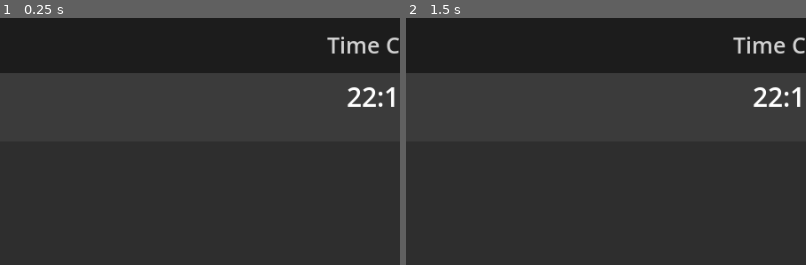
Above: before the commit, frames 1-2 (left to right).
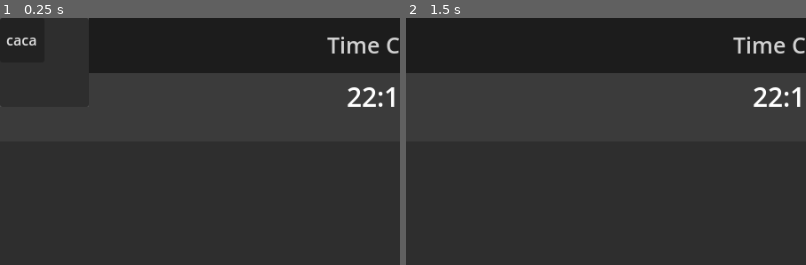
Above: after the commit, the same moments.

Repository: JellyLion/Time-Check
Game: Godot game, scene res://Main.tscn
The game is run twice, just before and just after one commit, with the same random seed, the same clock (stepped at 60 frames per second) and the same inputs.
Inputs (mouse positions are % of the whole screen's width and height, from its top left):
- Up to frame 1 (0.25 s): no input
- Up to frame 2 (1.5 s): click (3, 4) at 0.5 s, where only the run after the commit has a clickable "caca"; click (87, 6) at 1.25 s
The pictures show only the part of the screen within x 0-50%, y 0-50%; the shares and areas given below are measured in that part.

The runs differ from the first frame. In frame 1, 0.2% of the frame differs, in the area x 0-23%, y 0-12%; in frame 2, nothing differs.

Commit message:
Time checker now sents notifications on designed time.
If current_minute % call_time_checker_notification == 0 it opens a new notification for a few seconds.

Diff:
--- a/AddPopupWindowTest.gd
+++ /dev/null
@@ -1 +0,0 @@
-extends Button
--- a/Main.gd
+++ /dev/null
@@ -1,13 +0,0 @@
-extends Control
-
-signal on_timeout
-# Called when the node enters the scene tree for the first time.
-func _ready():
-	await get_tree().create_timer(5).timeout
-	on_timeout.emit()
-	pass # Replace with function body.
-
-
-# Called every frame. 'delta' is the elapsed time since the previous frame.
-func _process(delta):
-	pass
--- a/Main.tscn
+++ b/Main.tscn
@@ -1,14 +1,12 @@
-[gd_scene load_steps=15 format=3 uid="uid://cvgqg6s3y13c3"]
+[gd_scene load_steps=13 format=3 uid="uid://cvgqg6s3y13c3"]
 
 [ext_resource type="Texture2D" uid="uid://lbev18qh7qdj" path="res://Buttons/AppBar/MinimizeBtn.png" id="1_6ihf3"]
-[ext_resource type="Script" path="res://Main.gd" id="1_cmgu4"]
-[ext_resource type="Script" path="res://AppBarButtons.gd" id="1_yyigs"]
+[ext_resource type="Script" path="res://Scripts/AppBarButtons.gd" id="1_yyigs"]
 [ext_resource type="Script" path="res://Scripts/CurrentTime.gd" id="2_m1bxy"]
 [ext_resource type="Texture2D" uid="uid://c10kndmtmglbv" path="res://Buttons/AppBar/MaximizeBtn.png" id="2_mgum6"]
 [ext_resource type="Script" path="res://Scripts/CustomTransparentButton.gd" id="2_vrfww"]
 [ext_resource type="Texture2D" uid="uid://dquglo7dwb3ov" path="res://Buttons/AppBar/ExitBtn.png" id="3_gybec"]
-[ext_resource type="PackedScene" uid="uid://cygyfbsh2bfov" path="res://Scenes/time_check_popup.tscn" id="8_cdset"]
-[ext_resource type="Script" path="res://Scenes/time_check_popup.gd" id="9_0en45"]
+[ext_resource type="PackedScene" uid="uid://dw4fdjei1l7yc" path="res://Scenes/time_checker_notification.tscn" id="10_olkbf"]
 
 [sub_resource type="Theme" id="Theme_vm6yq"]
 
@@ -32,7 +30,6 @@
 anchor_bottom = 1.0
 grow_horizontal = 2
 grow_vertical = 2
-script = ExtResource("1_cmgu4")
 
 [node name="Background" type="Panel" parent="."]
 layout_mode = 1
@@ -136,11 +133,12 @@
 size_flags_vertical = 3
 size_flags_stretch_ratio = 2.43
 
-[node name="TimeCheckPopup" parent="." instance=ExtResource("8_cdset")]
+[node name="TimeCheckerNotification" parent="." instance=ExtResource("10_olkbf")]
+initial_position = 0
 visible = false
-script = ExtResource("9_0en45")
+borderless = true
 
-[connection signal="on_timeout" from="." to="TimeCheckPopup" method="show_popup"]
 [connection signal="pressed" from="Background/VBoxContainer/TitlePanel/AppBarButtons/Minimize" to="Background/VBoxContainer/TitlePanel/AppBarButtons" method="_on_minimize_pressed"]
 [connection signal="pressed" from="Background/VBoxContainer/TitlePanel/AppBarButtons/Maximize" to="Background/VBoxContainer/TitlePanel/AppBarButtons" method="_on_maximize_pressed"]
 [connection signal="pressed" from="Background/VBoxContainer/TitlePanel/AppBarButtons/Close" to="Background/VBoxContainer/TitlePanel/AppBarButtons" method="_on_close_pressed"]
+[connection signal="call_time_checker_notification" from="Background/VBoxContainer/HBoxContainer/VBoxContainer/TimeAndDatePanel/CurrentTime" to="TimeCheckerNotification" method="_on_time_checker_notification_called"]
--- a/Scenes/time_check_popup.gd
+++ /dev/null
@@ -1,5 +0,0 @@
-extends PopupPanel
-
-
-func show_popup():
-	show()
--- a/Scenes/time_check_popup.tscn
+++ /dev/null
@@ -1,8 +0,0 @@
-[gd_scene load_steps=2 format=3 uid="uid://cygyfbsh2bfov"]
-
-[sub_resource type="StyleBoxFlat" id="StyleBoxFlat_itvq2"]
-bg_color = Color(0.383474, 0.640588, 0.745844, 1)
-
-[node name="TimeCheckPopup" type="PopupPanel"]
-visible = true
-theme_override_styles/panel = SubResource("StyleBoxFlat_itvq2")
--- /dev/null
+++ b/Scenes/time_checker_notification.gd
@@ -0,0 +1,17 @@
+extends Window
+
+var can_close_window:bool = false
+
+func _on_time_checker_notification_called():
+	show()
+	can_close_window = true
+	await get_tree().create_timer(5.0).timeout
+	can_close_window = false
+	hide_window_by_timeout()
+
+func on_button_pressed():
+	if can_close_window:
+		hide()
+
+func hide_window_by_timeout():
+	hide()
--- /dev/null
+++ b/Scenes/time_checker_notification.tscn
@@ -0,0 +1,20 @@
+[gd_scene load_steps=2 format=3 uid="uid://dw4fdjei1l7yc"]
+
+[ext_resource type="Script" path="res://Scenes/time_checker_notification.gd" id="1_bs4sx"]
+
+[node name="TimeCheckerNotification" type="Window"]
+always_on_top = true
+script = ExtResource("1_bs4sx")
+
+[node name="Panel" type="Panel" parent="."]
+offset_right = 100.0
+offset_bottom = 100.0
+
+[node name="Button" type="Button" parent="Panel"]
+layout_direction = 1
+layout_mode = 0
+offset_right = 50.0
+offset_bottom = 50.0
+text = "caca"
+
+[connection signal="pressed" from="Panel/Button" to="." method="on_button_pressed"]
--- a/AppBarButtons.gd
+++ b/Scripts/AppBarButtons.gd
@@ -1,14 +1,4 @@
 extends HBoxContainer
-
-
-# Called when the node enters the scene tree for the first time.
-func _ready():
-	pass # Replace with function body.
-
-
-# Called every frame. 'delta' is the elapsed time since the previous frame.
-func _process(delta):
-	pass
 
 
 func _on_minimize_pressed():
--- a/Scripts/CurrentTime.gd
+++ b/Scripts/CurrentTime.gd
@@ -1,5 +1,31 @@
 extends Label
 
-# Called every frame. 'delta' is the elapsed time since the previous frame.
+var minutes_to_call_notification:int = 1
+var current_time:String
+var current_minute: int
+var last_minute: int
+
+signal call_time_checker_notification
+
+func _ready():
+	last_minute = 60
+	print(last_minute)
+
 func _process(delta):
-	text = Time.get_time_string_from_system(false)
+	current_time = Time.get_time_string_from_system(false)
+	text = current_time
+	#current time string is formated like this: HH:MM:SS
+	var get_minutes = PackedStringArray([current_time[3],current_time[4]])
+	current_minute = int("".join(get_minutes))
+	#we will need to operate on hours to, so instead of ending at 59, the minutes
+	#should end at 60 and start at 1
+	if current_minute == 0:
+		current_minute = 60
+	if last_minute != current_minute:
+		last_minute = current_minute
+		_on_minute_changed()
+
+func _on_minute_changed():
+	#use % to see if a notification should be going on at this minute
+	if last_minute % minutes_to_call_notification == 0:
+		emit_signal("call_time_checker_notification")
--- a/Scripts/Main.gd
+++ /dev/null
@@ -1 +0,0 @@
-extends Control
